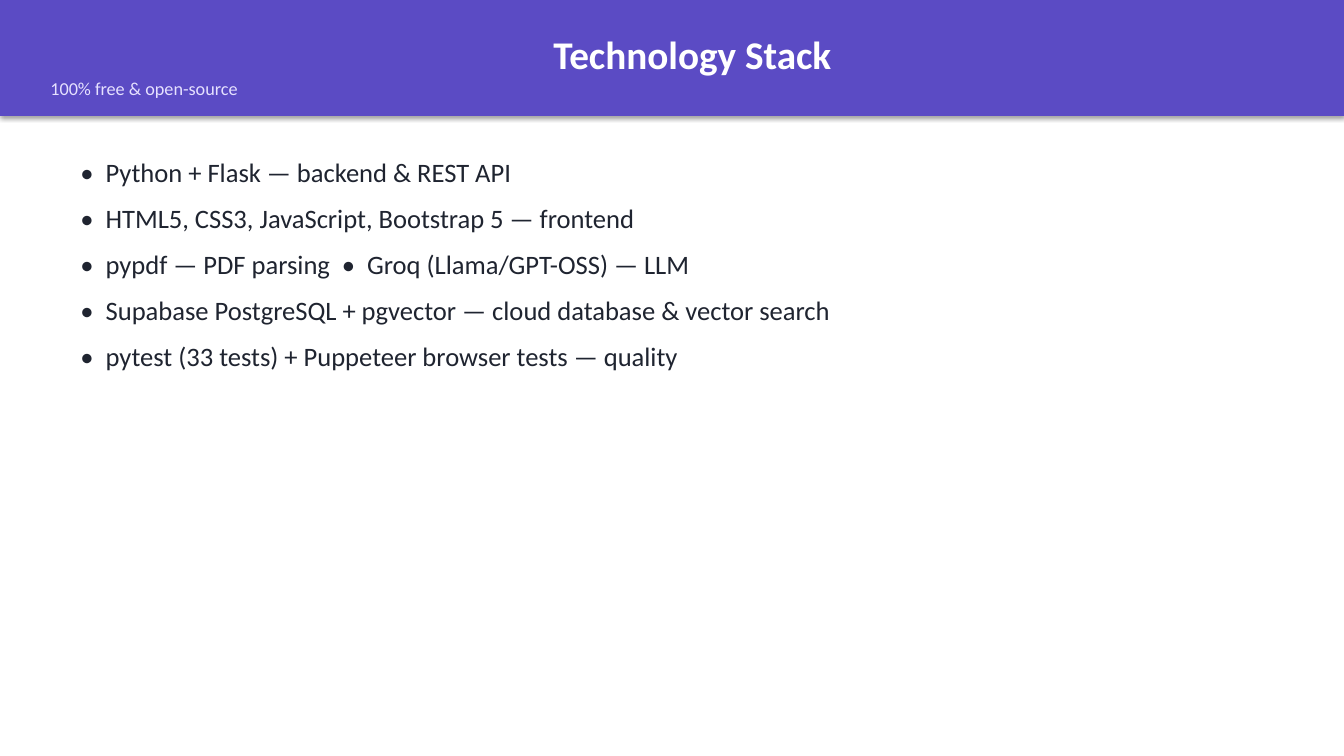
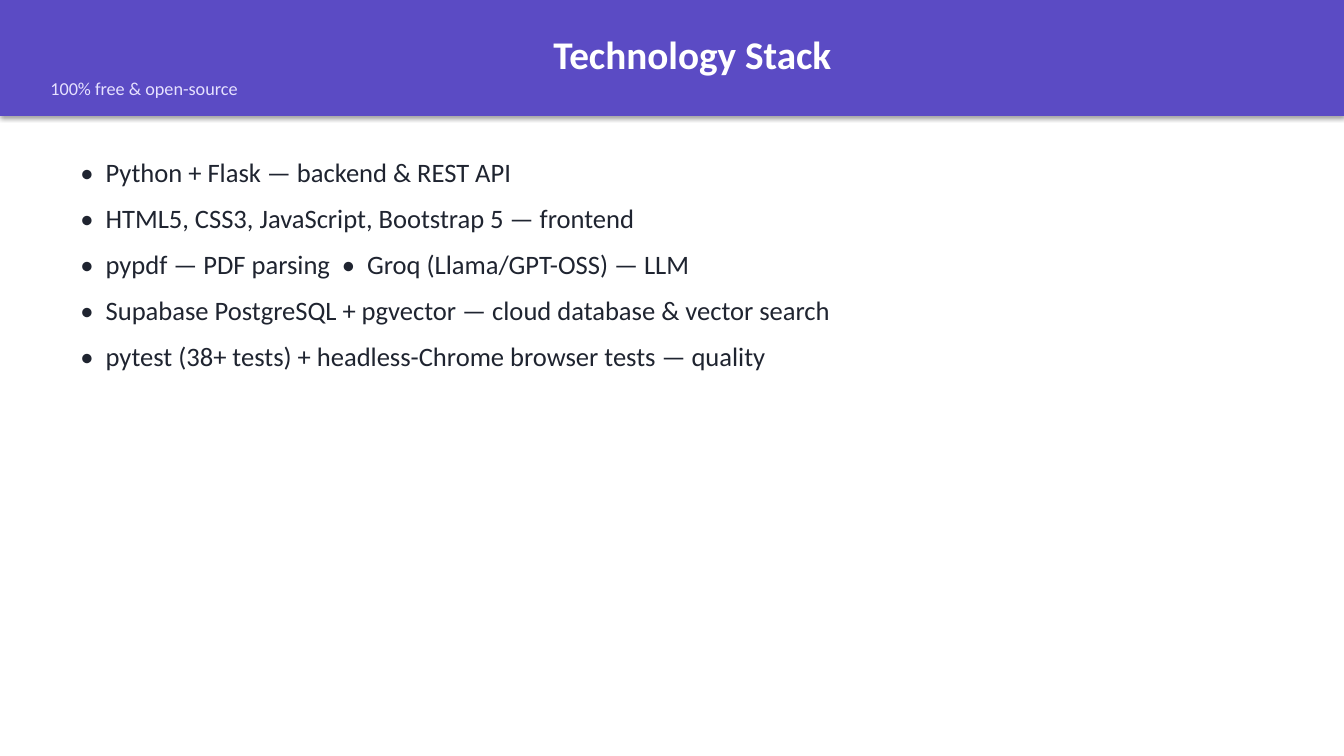
Before and after one commit to Vishal-oly/DocuQuery, a slide deck: slide 7 of docs/DocuQuery_Presentation.pptx. Drawn at 1344x756 pixels with LibreOffice and Linux fonts; fonts in the diff are those of the drawing. Boxes give left, top, right and bottom in pixels: in the first picture for what was removed or moved away, otherwise in the second. Text is boxed around its words. In the diff, an @@ line names an element or a change of style, - is before the commit and + after.

Commit message:
Documentation update, error messages and repository cleanup
- DEMO_GUIDE, PRESENTATION_CHECKLIST and docs/COMPLETE_WALKTHROUGH added/updated
- Report and slides updated in docs/
- Smarter user-facing error messages for the Groq integration
- Login page simplification and test suite updates (39 tests)

```diff
--- a/docs/DocuQuery_Presentation.pptx
+++ b/docs/DocuQuery_Presentation.pptx
@@ text at [106, 347, 766, 371]: text changed @@
-• pytest (33 tests) + Puppeteer browser tests — quality
+• pytest (38+ tests) + headless-Chrome browser tests — quality
```
Also in this commit, not shown: 2 other slides changed, 14 other files.
